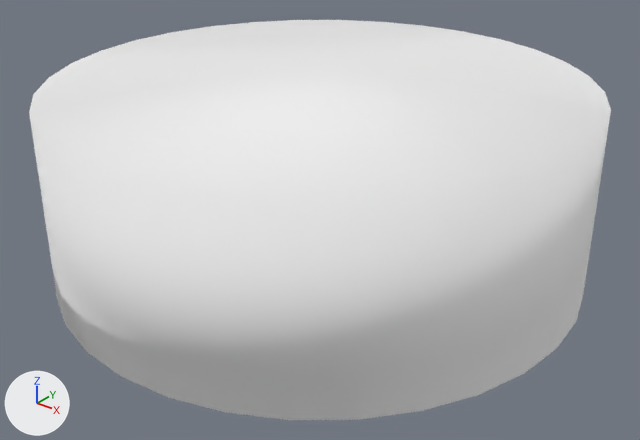
One commit to the glTF model exports/glb/Column bronze/Column bronze collar__n24.glb: the scene before it, then after it.
Before and after are seen from a camera (50 mm lens) standing at (-3.46, -5.413, 0.493) and looking at (-3.938, -4.814, 0.122). Lighting does not change. The marker at lower left points along +X, +Y and +Z. The older version comes first.

The older version as bpy lines, for what is in view:
```python
me_cylinder_033 = bpy.data.meshes.new('Cylinder.033')
me_cylinder_033.from_pydata(...)  # a 32-sided cylinder along z spanning x -0.255..0.255, y -0.255..0.255, z -0.09..0.09
me_cylinder_033.materials.append(mat_verdigris_bronze_001)  # white #ffffff
ob_column_bronze_collar = bpy.data.objects.new('Column bronze collar', me_cylinder_033)
ob_column_bronze_collar.location = (-3.95, -4.8, 0.16)
```
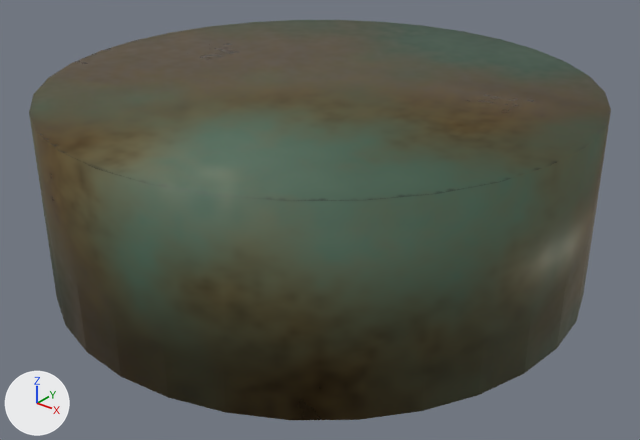
Changed parts and their boxes [x1, y1, x2, y2] in the pictures (640 x 440 px):
'Column bronze collar', recoloured (darker)
    both: [29, 20, 611, 420]

Edits to the bpy script that builds the scene:
```text
Add img_orm_g02_s0_column_bronze_collar:
    img_orm_g02_s0_column_bronze_collar = load_image('ORM_g02_s0_Column bronze collar', '_unpacked/ORM_g02_s0_Column_bronze_collar', 256, 256, 'Non-Color')
Add img_bc_g02_s0_column_bronze_collar:
    img_bc_g02_s0_column_bronze_collar = load_image('BC_g02_s0_Column bronze collar', '_unpacked/BC_g02_s0_Column_bronze_collar', 256, 256, 'sRGB')
Add mat_baked_g02_s0_column_bronze_collar:
    mat_baked_g02_s0_column_bronze_collar = bpy.data.materials.new('BAKED_g02_s0_Column bronze collar')
    # uses the picture img_bc_g02_s0_column_bronze_collar
    # uses the picture img_orm_g02_s0_column_bronze_collar
Change me_cylinder_033:
    where me_cylinder_033.from_pydata(...)  # 64 vertices, 124 faces; spans x -0.255..0.255, y -0.255..0.255, z -0.09..0.09
    remove me_cylinder_033.materials.append(mat_verdigris_bronze_001)  # white #ffffff
    add me_cylinder_033.materials.append(mat_baked_g02_s0_column_bronze_collar)
```
